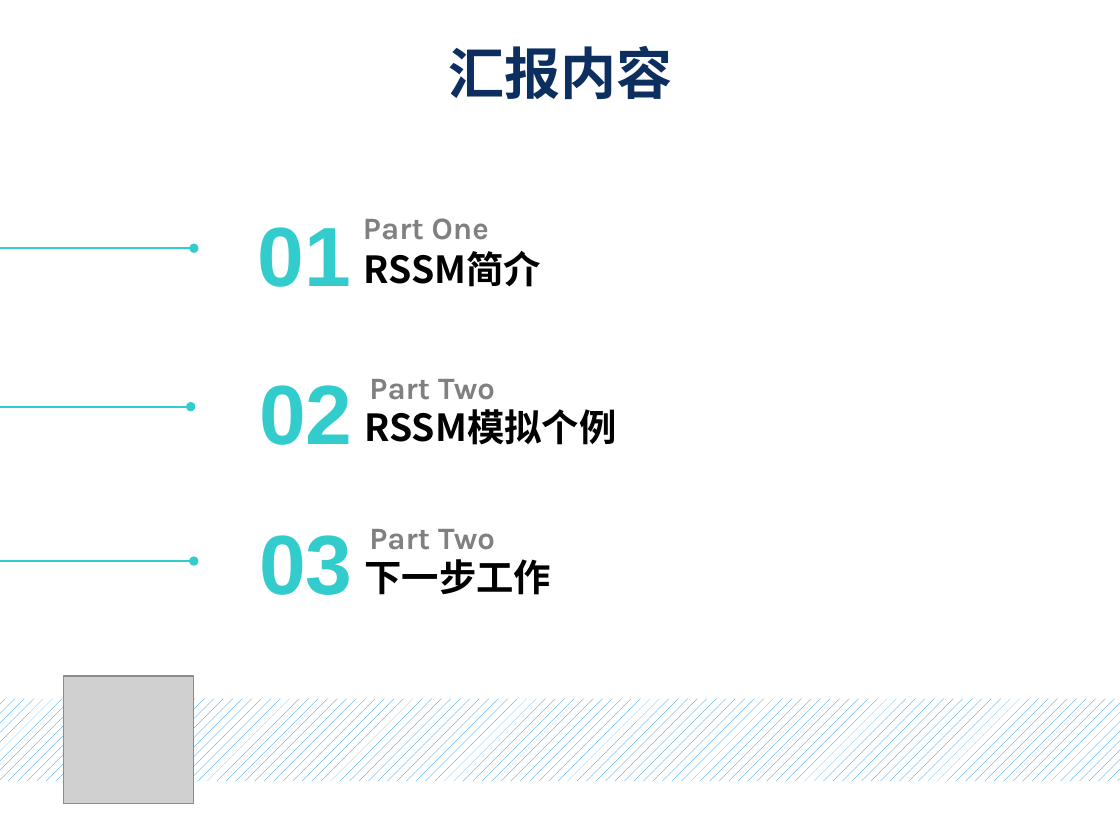
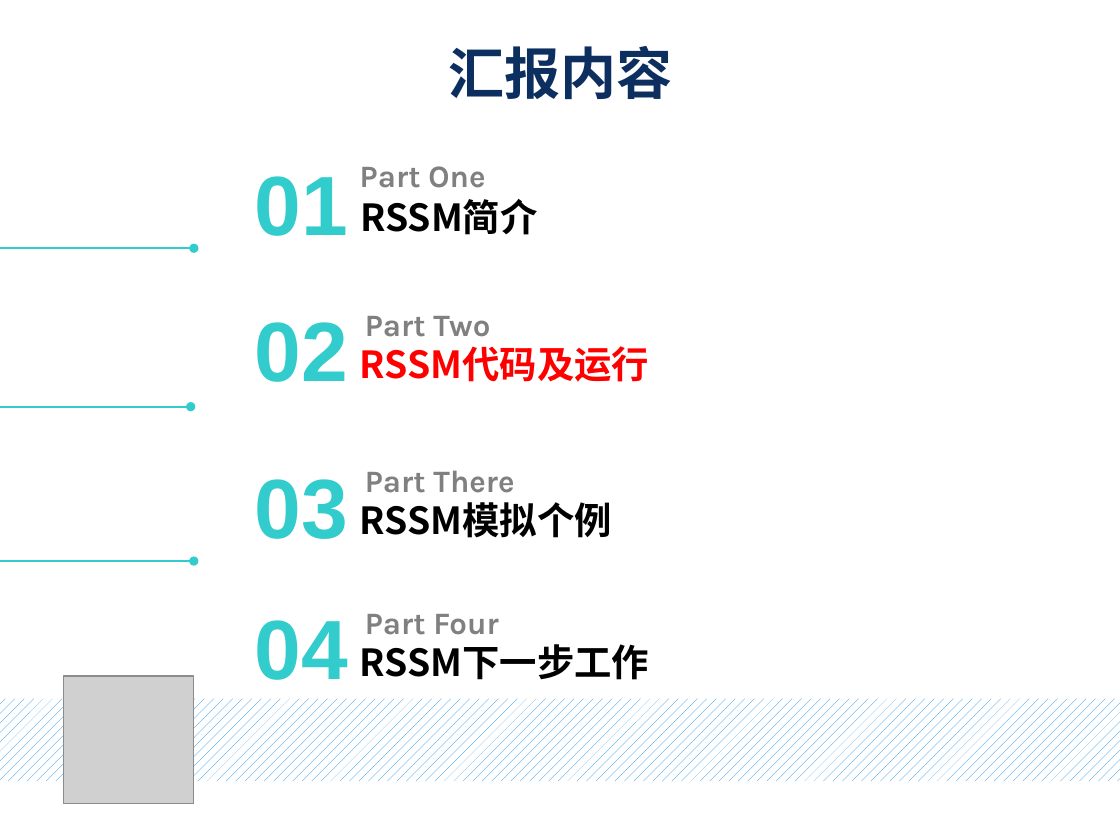
Before and after one commit to islandowner95/RSSM, a slide deck: slide 12 of doc/RSSM_V1.0_Introduction.pptx (slide 2 before the commit). Drawn at 1120x840 pixels with LibreOffice and Linux fonts; fonts in the diff are those of the drawing; grey boxes stand for pictures. Boxes give left, top, right and bottom in pixels: in the first picture for what was removed or moved away, otherwise in the second. Text is boxed around its words. In the diff, an @@ line names an element or a change of style, - is before the commit and + after.

```diff
--- a/doc/RSSM_V1.0_Introduction.pptx
+++ b/doc/RSSM_V1.0_Introduction.pptx
@@ 3 texts: place and size @@
-3 texts at [258,218,541,287]
+3 texts at [255,166,537,236]
@@ text "02": place and size @@
-text "02" at [259,385,352,445]
+text "02" at [255,322,348,382]
@@ text "Part Two": place and size @@
-text "Part Two" at [369,379,495,400]
+text "Part Two" at [365,316,490,337]
@@ text added at [360,346,649,382], 24 pt, text #FF0000, bold @@
+RSSM代码及运行
@@ text "03": place and size @@
-text "03" at [259,535,352,595]
+text "03" at [255,479,348,539]
@@ text added at [365,470,514,493], 20 pt, text #808080, bold @@
+Part There
@@ text "RSSM模拟个例题": place and size @@
-text "RSSM模拟个例题" at [364,409,653,445]
+text "RSSM模拟个例题" at [360,502,649,538]
@@ text added at [255,620,348,680], 54 pt, text #33CCCC, bold @@
+04
@@ text at [365,614,498,635]: text changed @@
-Part Two
+Part Four
@@ text at [360,644,649,680]: text changed @@
-下一步工作
+RSSM下一步工作
```
Also in this commit, not shown: 12 other slides changed, 8 slides added.
